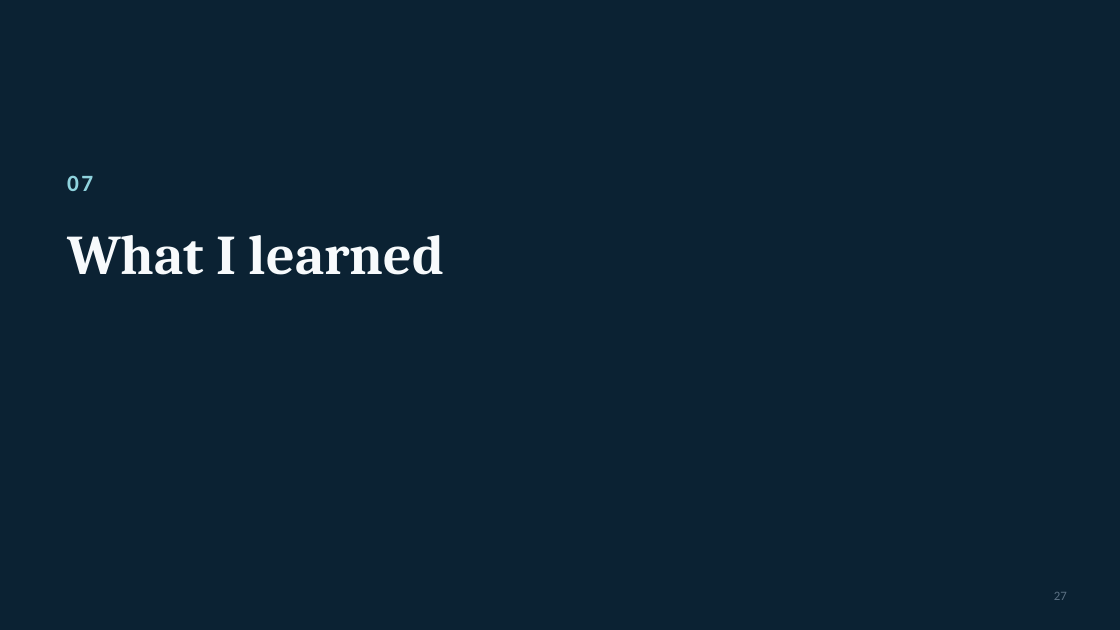
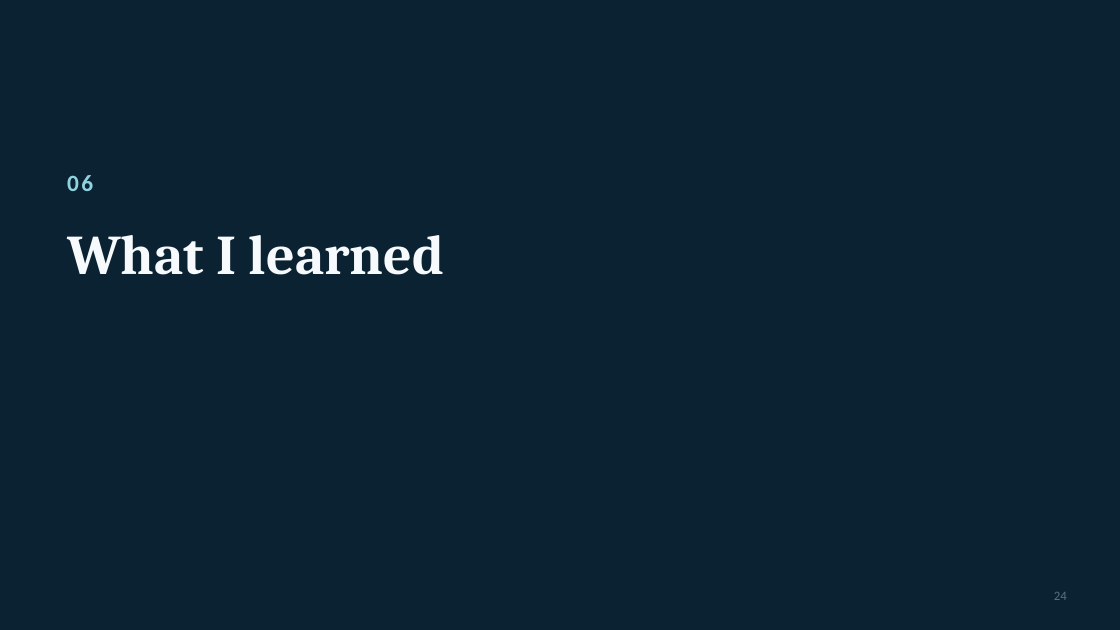
Before and after one commit to djouallah/presentations, a slide deck: slide 24 of python-engine/state-of-the-union-python-engines-2026.pptx (slide 27 before the commit). Drawn at 1120x630 pixels with LibreOffice and Linux fonts; fonts in the diff are those of the drawing. Boxes give left, top, right and bottom in pixels: in the first picture for what was removed or moved away, otherwise in the second. Text is boxed around its words. In the diff, an @@ line names an element or a change of style, - is before the commit and + after.

```diff
--- a/python-engine/state-of-the-union-python-engines-2026.pptx
+++ b/python-engine/state-of-the-union-python-engines-2026.pptx
@@ text at (x1=67, y1=175, x2=93, y2=191): text changed @@
-07
+06
@@ page number at (x1=1054, y1=592, x2=1067, y2=600): text changed @@
-27
+24
```
Also in this commit, not shown: 3 other slides changed, 3 slides removed, 2 other files.
